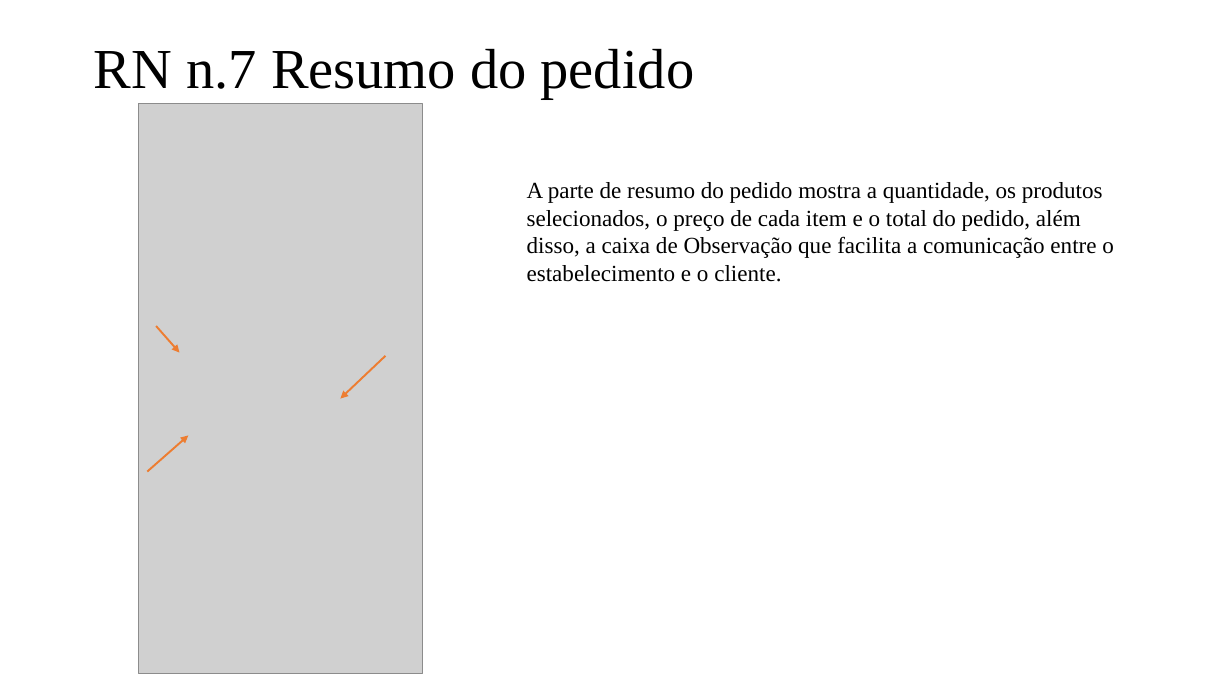
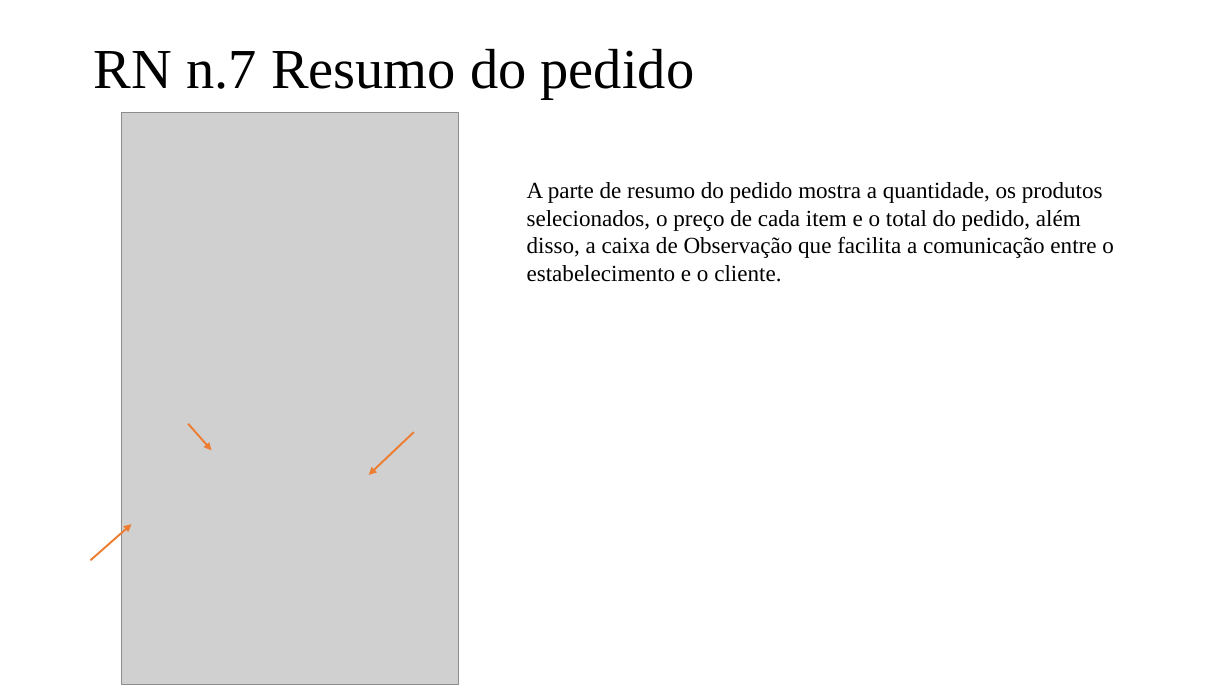
Before and after one commit to PedroAssencao/Cardapio, a slide deck: slide 18 of Cardápio/Documentação/Documentação Cardapio.pptx (slide 17 before the commit). Drawn at 1232x693 pixels with LibreOffice and Linux fonts; fonts in the diff are those of the drawing; grey boxes stand for pictures. Boxes give left, top, right and bottom in pixels: in the first picture for what was removed or moved away, otherwise in the second. Text is boxed around its words. In the diff, an @@ line names an element or a change of style, - is before the commit and + after.

```diff
--- a/Cardápio/Documentação/Documentação Cardapio.pptx
+++ b/Cardápio/Documentação/Documentação Cardapio.pptx
@@ picture: place and size @@
-picture at <box>139,104,423,673</box>
+picture at <box>122,113,459,684</box>
@@ arrow moved from (156, 326) - (179, 353) to (189, 424) - (212, 450) @@
@@ arrow moved from (385, 356) - (340, 398) to (414, 433) - (369, 475) @@
@@ arrow moved from (147, 471) - (189, 435) to (91, 560) - (131, 524) @@
```
Also in this commit, not shown: 10 other slides changed, 7 slides added, 47 other files.
